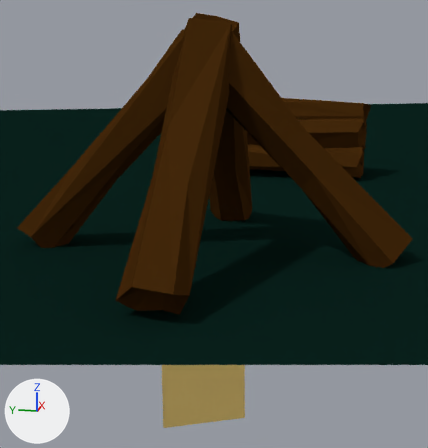
What one commit did to the Blender file art/campfire.blend.
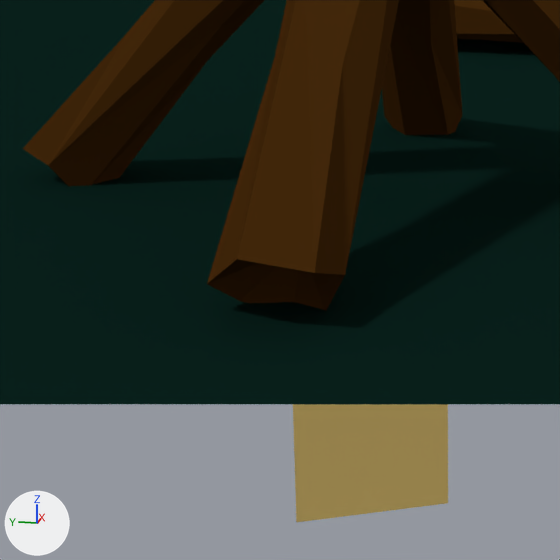
Each version is shown whole from a 50 mm lens placed at (-1.56, -0.34, 0.48), pointed at (0.58, 0.08, -0.06), then close up on the part from 1% to 71% of the width and 33% to 100% of the height. Arrows for +X, +Y and +Z are at lower left; the lights stay in place. Everything nearer to the camera than a plane just in front of the edit is cut away.

Objects in the first close-up: 'Ground', 'Log.001', 'Log.002', 'Log.003', 'Log.004', 'Log.009', 'SummoningDisplay'.
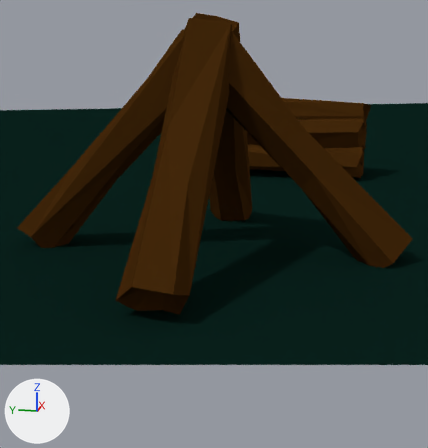
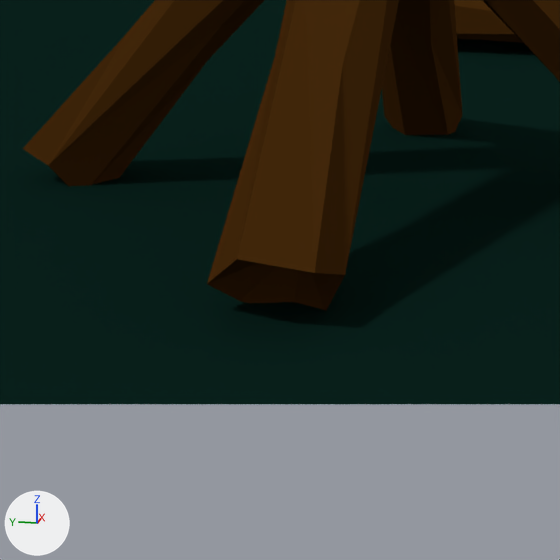
The change, as a diff of the scene's bpy script:
```diff
--- a/art/campfire.blend.py
+++ b/art/campfire.blend.py
@@ ob_summoningdisplay @@
 ob_summoningdisplay = bpy.data.objects.new('SummoningDisplay', me_plane_001)
-ob_summoningdisplay.location = (0.148, 0.031, -0.488)
+ob_summoningdisplay.location = (0.164, 0.038, -0.185)
 ob_summoningdisplay.rotation_euler = (0.0, 1.628, 0.42)  # degrees (0, 93, 24)
```

Pixel boxes [x1, y1, x2, y2] of what changed, in the close-ups (560 x 560 px):
'SummoningDisplay', moved (not visible afterwards)
    before: [293, 404, 448, 522]
